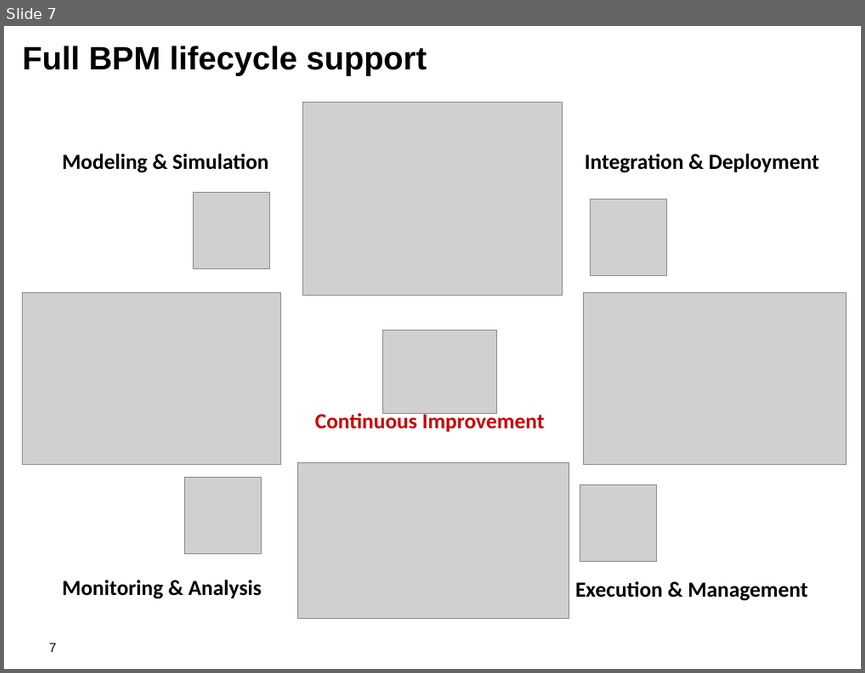
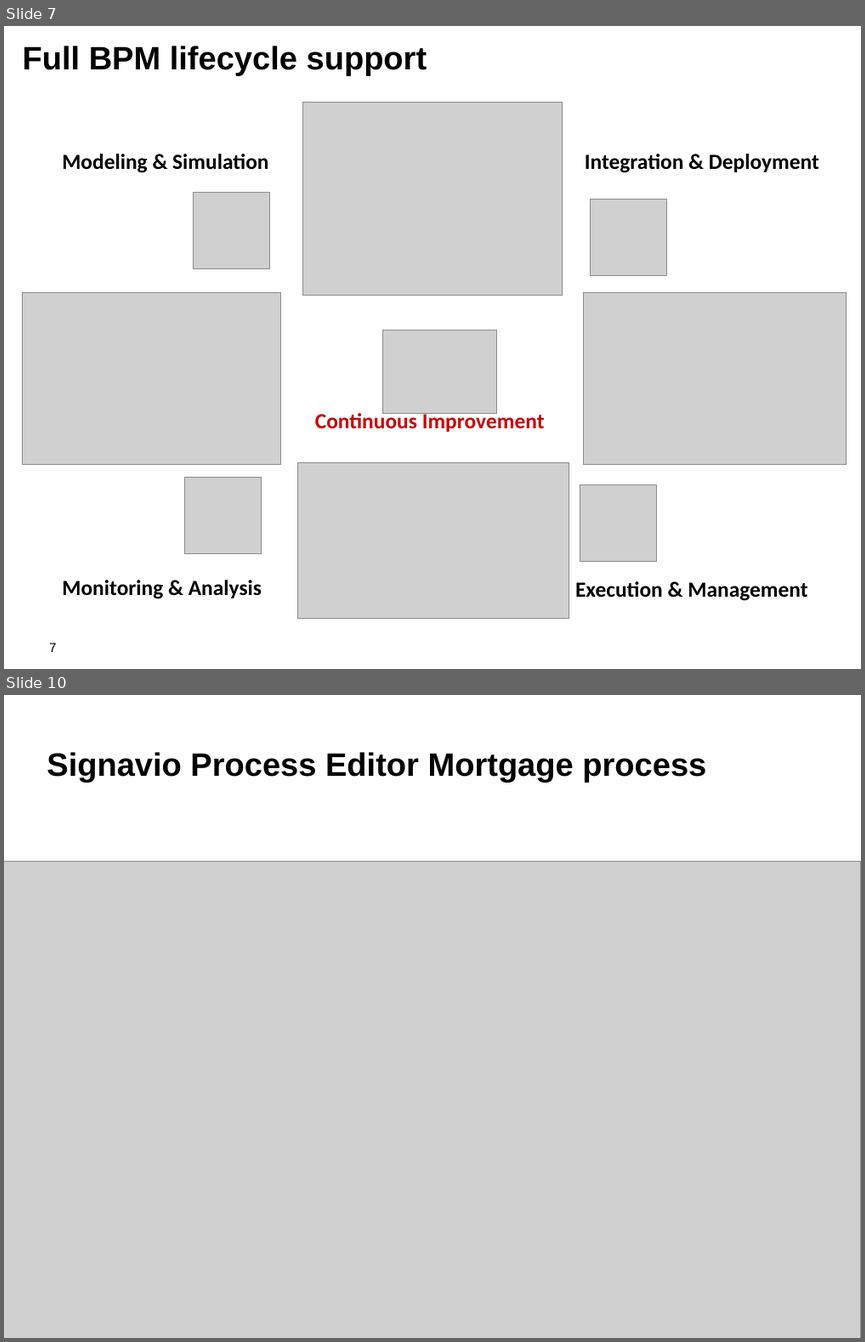
Before and after one commit to jbossdemocentral/bpms-signavio-integration-demo, a slide deck: docs/Demo Overview.odp. Shown one above the other, each under a label of ours: slide 7 before the commit, slides 7 and 10 after it; the slides between them are not shown. The pictures are 865x673 and 865x1342 pixels, drawn with LibreOffice and Linux fonts; fonts in the diff are those of the drawing; grey boxes stand for pictures; background and template pictures are left out. Boxes give left, top, right and bottom in pixels: in the first picture for what was removed or moved away, otherwise in the second. Text is boxed around its words. In the diff, an @@ line names an element or a change of style, - is before the commit and + after.

```diff
--- a/docs/Demo Overview.odp
+++ b/docs/Demo Overview.odp
@@ slide 10 added at box(4, 695, 861, 1338), background #FFFFFF @@
@@ title added at box(46, 752, 706, 783), 30 pt, text #000000, bold @@
+Signavio Process Editor Mortgage process
@@ picture added at box(4, 862, 861, 1338) @@
```
Also in this commit, not shown: 5 slides changed, 4 other slides added, 1 slide removed, 5 other files.
